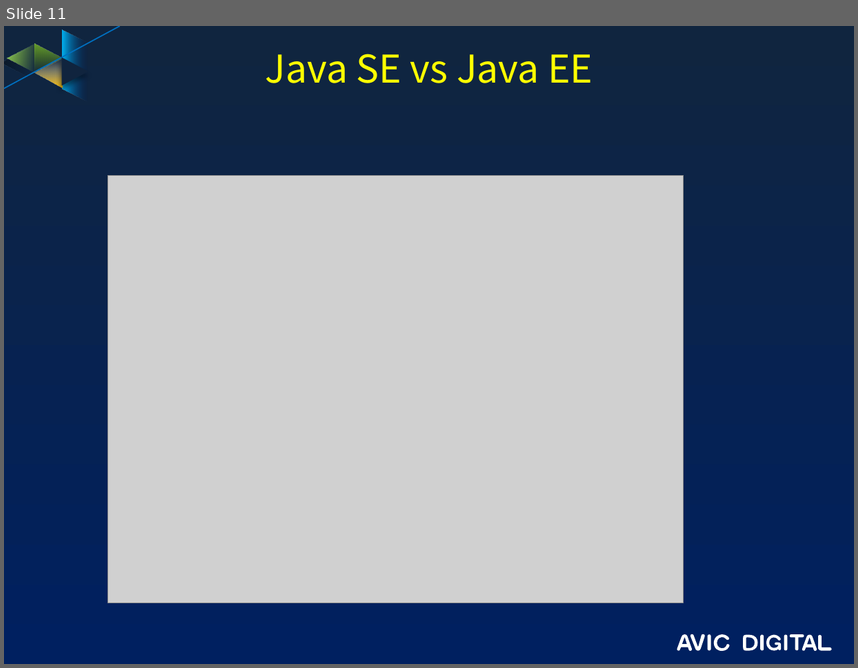
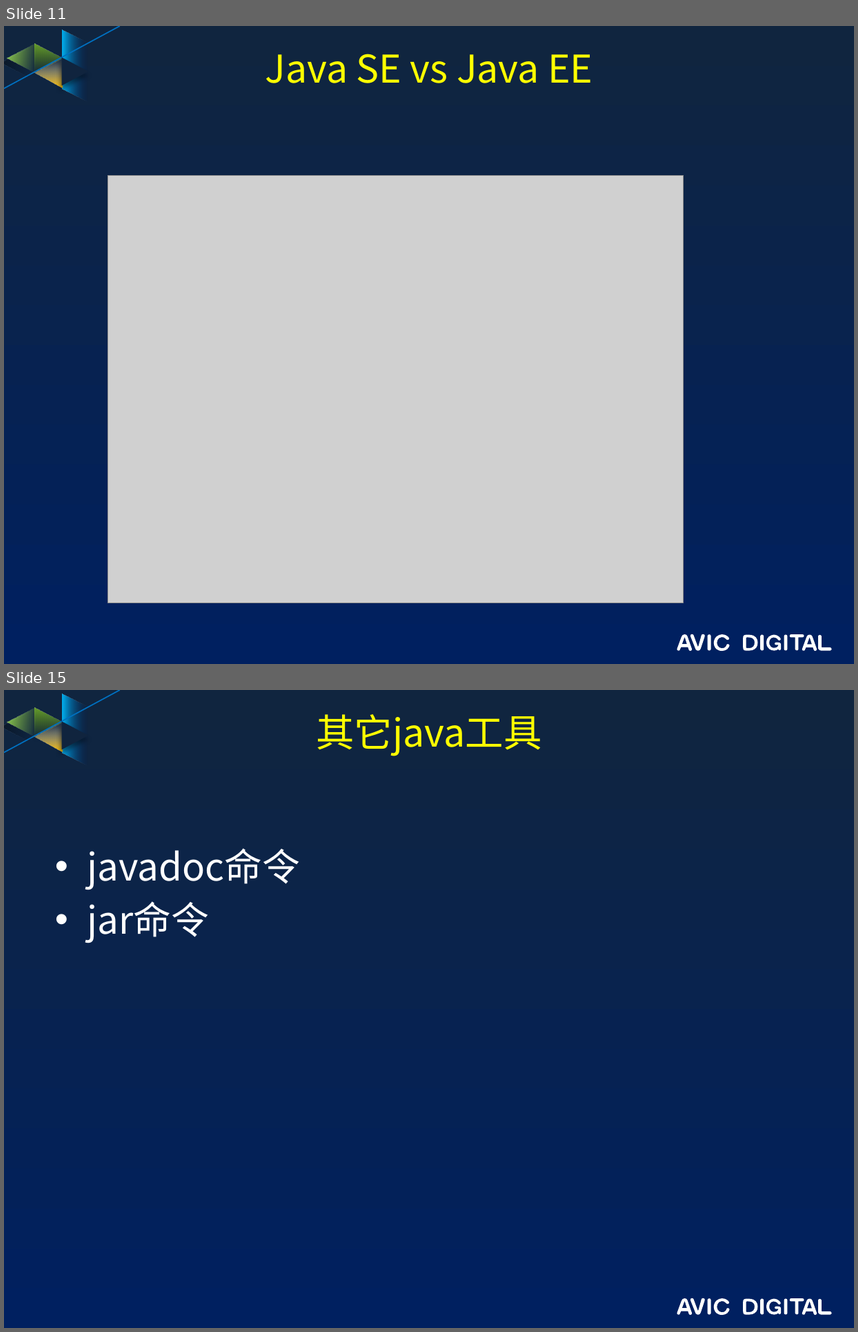
Before and after one commit to guofengzh/java-way, a slide deck: docs/java-概述.pptx. Shown one above the other, each under a label of ours: slide 11 before the commit, slides 11 and 15 after it; the slides between them are not shown. The pictures are 858x668 and 858x1332 pixels, drawn with LibreOffice and Linux fonts; fonts in the diff are those of the drawing; grey boxes stand for pictures; background and template pictures are left out. Boxes give left, top, right and bottom in pixels: in the first picture for what was removed or moved away, otherwise in the second. Text is boxed around its words. In the diff, an @@ line names an element or a change of style, - is before the commit and + after.

```diff
--- a/docs/java-概述.pptx
+++ b/docs/java-概述.pptx
@@ slide 15 added at (4,690,854,1328), background gradient #10253F to #002060; not listed: 17 template elements that a slide beside it also shows @@
@@ title added at (316,714,542,756), 32.4 pt, text #FFFF00 @@
+其它java工具
@@ text added at (87,848,300,943), 32 pt, text #FFFFFF @@
+• javadoc命令
+• jar命令
```
Also in this commit, not shown: 19 other slides added, 1 other file.
